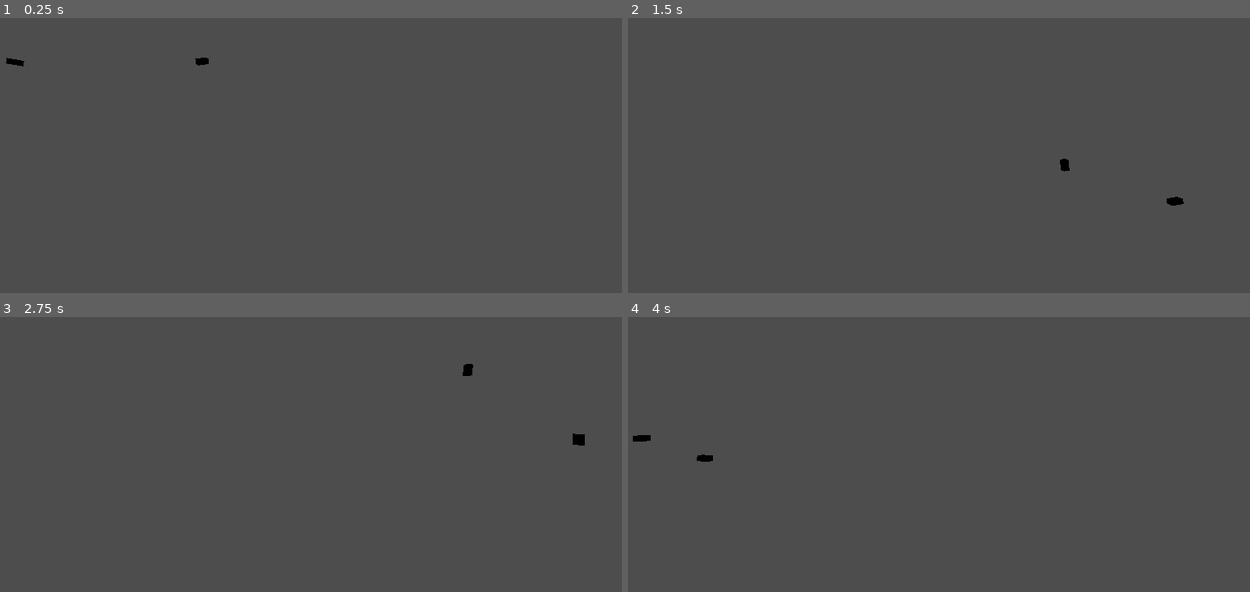
Above: before the commit, frames 1-4 (two rows, left to right).
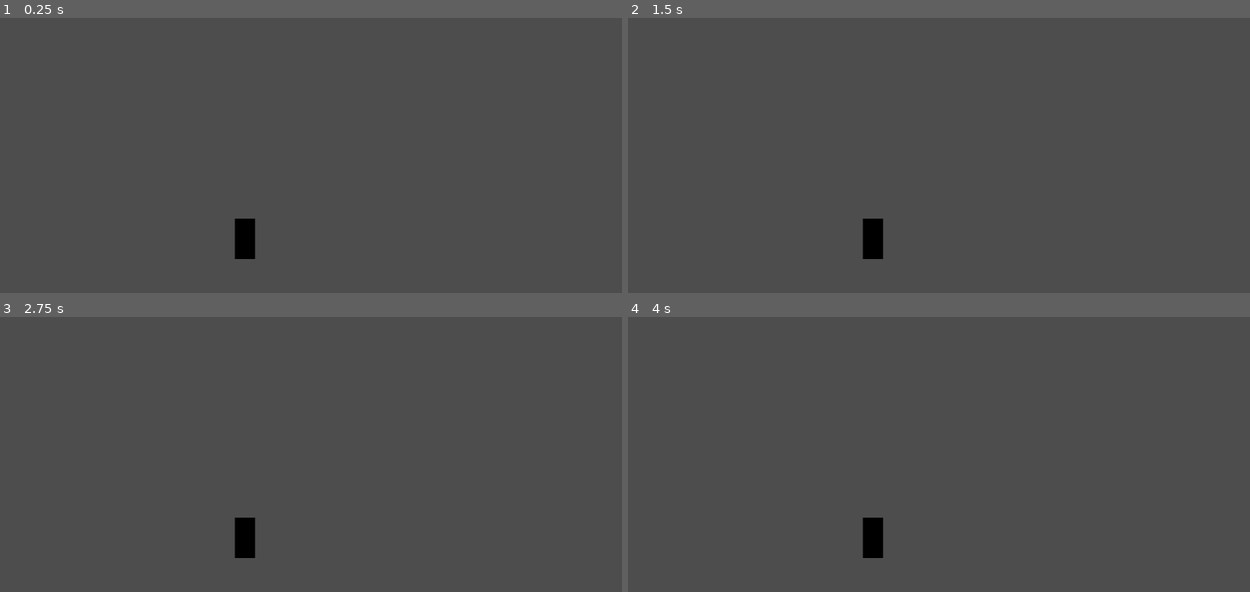
Above: after the commit, the same moments.

Repository: PfandBoss/SemesterGameJam2022
Game: Godot game, scene res://Nodes/game.tscn
The game is run twice, just before and just after one commit, with the same random seed, the same clock (stepped at 60 frames per second) and the same inputs. The project has no main scene, so this scene is started directly.
Inputs:
- Up to frame 1 (0.25 s): no input
- Up to frame 2 (1.5 s): no input
- Up to frame 3 (2.75 s): no input
- Up to frame 4 (4 s): no input

The runs differ from the first frame. In frame 1, 0.6% of the frame differs, in the area x 0-42%, y 14-88%; in frame 2, 0.6%; in frame 3, 0.6%, in the area x 37-95%, y 17-88%; in frame 4, 0.6%.

Commit message:
e

Diff:
--- a/Nodes/game.tscn
+++ b/Nodes/game.tscn
@@ -19,35 +19,58 @@
 }
 point_count = 15
 
-[node name="Game" type="Node"]
+[node name="Game" type="Node" node_paths=PackedStringArray("p1", "p2")]
 script = ExtResource("1_iox18")
+p1 = NodePath("HBoxContainer/SubViewportContainer/SubViewport/Player1Path/PathFollow3D")
+p2 = NodePath("HBoxContainer/SubViewportContainer2/SubViewport/Player2Path/PathFollow3D")
 
-[node name="Camera3D" type="Camera3D" parent="."]
-transform = Transform3D(1, 1.77636e-14, 7.76471e-22, 0, -4.37114e-08, 1, 1.77636e-14, -1, -4.37114e-08, 36.5305, 43.522, 0.295507)
+[node name="HBoxContainer" type="HBoxContainer" parent="."]
+offset_right = 40.0
+offset_bottom = 40.0
 
-[node name="Player1Path" type="Path3D" parent="."]
+[node name="SubViewportContainer" type="SubViewportContainer" parent="HBoxContainer"]
+layout_mode = 2
+
+[node name="SubViewport" type="SubViewport" parent="HBoxContainer/SubViewportContainer"]
+size = Vector2i(960, 1080)
+render_target_update_mode = 4
+
+[node name="Player1Path" type="Path3D" parent="HBoxContainer/SubViewportContainer/SubViewport"]
 curve = SubResource("Curve3D_42kdk")
 
-[node name="PathFollow3D" type="PathFollow3D" parent="Player1Path"]
+[node name="PathFollow3D" type="PathFollow3D" parent="HBoxContainer/SubViewportContainer/SubViewport/Player1Path"]
 transform = Transform3D(-4.37107e-08, 0, 0.999984, 0, 1, 0, -0.999984, 0, -4.37107e-08, 0, 0, -8)
 
-[node name="root" type="Node3D" parent="Player1Path/PathFollow3D"]
+[node name="root" type="Node3D" parent="HBoxContainer/SubViewportContainer/SubViewport/Player1Path/PathFollow3D"]
 
-[node name="Zug1" type="MeshInstance3D" parent="Player1Path/PathFollow3D/root"]
+[node name="Zug1" type="MeshInstance3D" parent="HBoxContainer/SubViewportContainer/SubViewport/Player1Path/PathFollow3D/root"]
 transform = Transform3D(1, 0, -7.10543e-15, 0, 1, 0, 7.10543e-15, 0, 1, 0, 0, 0)
 mesh = SubResource("BoxMesh_3vwcb")
 skeleton = NodePath("../..")
 
-[node name="Player2Path" type="Path3D" parent="."]
+[node name="Camera3D" type="Camera3D" parent="HBoxContainer/SubViewportContainer/SubViewport/Player1Path/PathFollow3D/root"]
+transform = Transform3D(1.00002, 4.37121e-08, 4.37128e-08, -4.37121e-08, -4.37121e-08, 1, 4.37121e-08, -1.00002, -4.37128e-08, 0, 20, 0)
+
+[node name="SubViewportContainer2" type="SubViewportContainer" parent="HBoxContainer"]
+layout_mode = 2
+
+[node name="SubViewport" type="SubViewport" parent="HBoxContainer/SubViewportContainer2"]
+size = Vector2i(960, 1080)
+render_target_update_mode = 4
+
+[node name="Player2Path" type="Path3D" parent="HBoxContainer/SubViewportContainer2/SubViewport"]
 curve = SubResource("Curve3D_ycdkn")
 
-[node name="PathFollow3D" type="PathFollow3D" parent="Player2Path"]
+[node name="PathFollow3D" type="PathFollow3D" parent="HBoxContainer/SubViewportContainer2/SubViewport/Player2Path"]
 transform = Transform3D(-4.37114e-08, 0, 1, 0, 1, 0, -1, 0, -4.37114e-08, 0, 0, -16)
 
-[node name="root" type="Node3D" parent="Player2Path/PathFollow3D"]
+[node name="root" type="Node3D" parent="HBoxContainer/SubViewportContainer2/SubViewport/Player2Path/PathFollow3D"]
 transform = Transform3D(-0.0154456, -6.75146e-10, -0.999881, -5.21344e-12, 1, -6.75146e-10, 0.999881, -5.21341e-12, -0.0154456, 0, 0, 0)
 
-[node name="Zug1" type="MeshInstance3D" parent="Player2Path/PathFollow3D/root"]
+[node name="Zug1" type="MeshInstance3D" parent="HBoxContainer/SubViewportContainer2/SubViewport/Player2Path/PathFollow3D/root"]
 transform = Transform3D(1, 0, -7.10543e-15, 0, 1, 0, 7.10543e-15, 0, 1, 0, 0, 0)
 mesh = SubResource("BoxMesh_3vwcb")
 skeleton = NodePath("../..")
+
+[node name="Camera3D2" type="Camera3D" parent="HBoxContainer/SubViewportContainer2/SubViewport/Player2Path/PathFollow3D/root"]
+transform = Transform3D(-0.0154455, -0.99988, -4.43872e-08, -4.43872e-08, -4.37069e-08, 1, -0.99988, 0.0154455, -4.37069e-08, 0, 20, 0)
--- a/scripts/Logic/Game.gd
+++ b/scripts/Logic/Game.gd
@@ -6,8 +6,8 @@
 
 var t = 0.0
 @onready var tween = create_tween() as Tween
-@onready var p1 = $Player1Path/PathFollow3D
-@onready var p2 = $Player2Path/PathFollow3D
+@export var p1 : PathFollow3D
+@export var p2 : PathFollow3D
 
 
 func _ready():
@@ -16,8 +16,8 @@
 func start_tween():
 	tween.set_trans(Tween.TRANS_LINEAR)
 	tween.set_parallel(true)
-	tween.tween_property(p1, "progress_ratio", 1, 5)
-	tween.tween_property(p2, "progress_ratio", -1, 5)
+	tween.tween_property(p1, "progress_ratio", 1, 20)
+	tween.tween_property(p2, "progress_ratio", -1, 20)
 
 func _process(delta):
 	if round(p1.position.distance_to(p2.position)) == 9:
